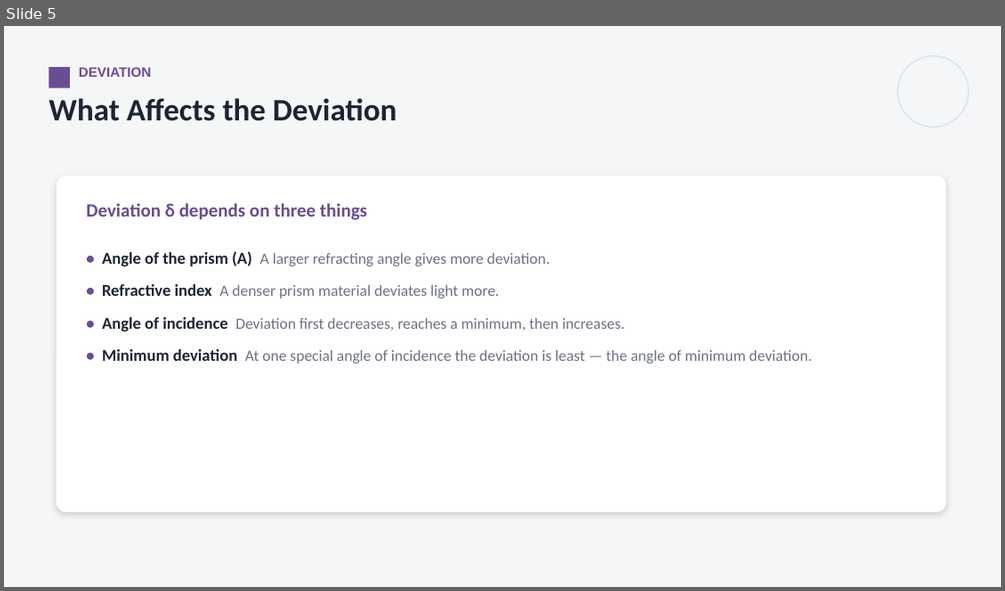
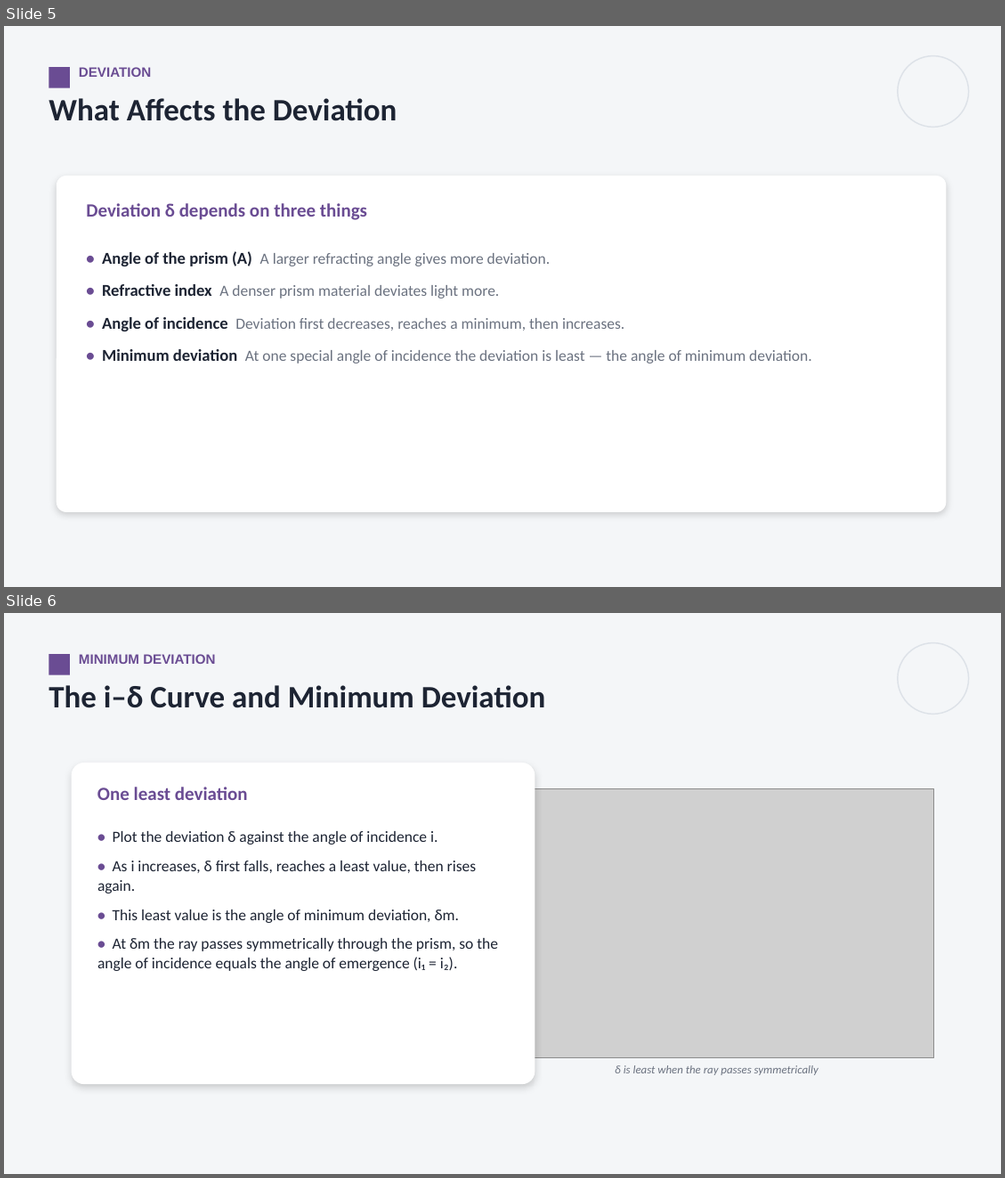
Before and after one commit to parmeshwars2911/MyFirstAR, a slide deck: ppt/Grade10/G10_S35_Refraction_at_Plane_Surfaces_2.pptx. Shown one above the other, each under a label of ours: slide 5 before the commit, slides 5 and 6 after it. The pictures are 1005x591 and 1005x1178 pixels, drawn with LibreOffice and Linux fonts; fonts in the diff are those of the drawing; grey boxes stand for pictures. Boxes give left, top, right and bottom in pixels: in the first picture for what was removed or moved away, otherwise in the second. Text is boxed around its words. In the diff, an @@ line names an element or a change of style, - is before the commit and + after.

```diff
--- a/ppt/Grade10/G10_S35_Refraction_at_Plane_Surfaces_2.pptx
+++ b/ppt/Grade10/G10_S35_Refraction_at_Plane_Surfaces_2.pptx
@@ slide 6 added at [4,613,1001,1174], background #F4F6F8 @@
@@ rectangle added at [48,654,70,675], fill #6A4C93 @@
@@ text added at [79,654,215,664], 13 pt, text #6A4C93, bold @@
+MINIMUM DEVIATION
@@ ellipse added at [898,643,969,714], outline #DDE2E8 1.25 pt @@
@@ text added at [48,685,546,708], 30 pt, text #1D2433, bold @@
+The i–δ Curve and Minimum Deviation
@@ rounded rectangle added at [72,763,535,1084], fill #FFFFFF @@
@@ text added at [97,787,248,800], 18 pt, text #6A4C93, bold @@
+One least deviation
@@ picture added at [500,788,933,1058] @@
@@ text added at [97,831,498,971], 15 pt, text #1D2433 @@
+• Plot the deviation δ against the angle of incidence i.
+• As i increases, δ first falls, reaches a least value, then rises again.
+• This least value is the angle of minimum deviation, δm.
+• At δm the ray passes symmetrically through the prism, so the angle of incidence equals the angle of emergence (i₁ = i₂).
@@ text added at [615,1065,818,1075], 11 pt, text #6B7280, italic @@
+δ is least when the ray passes symmetrically
```
Also in this commit, not shown: 3 slides changed, 10 other slides added, 3 other files.
